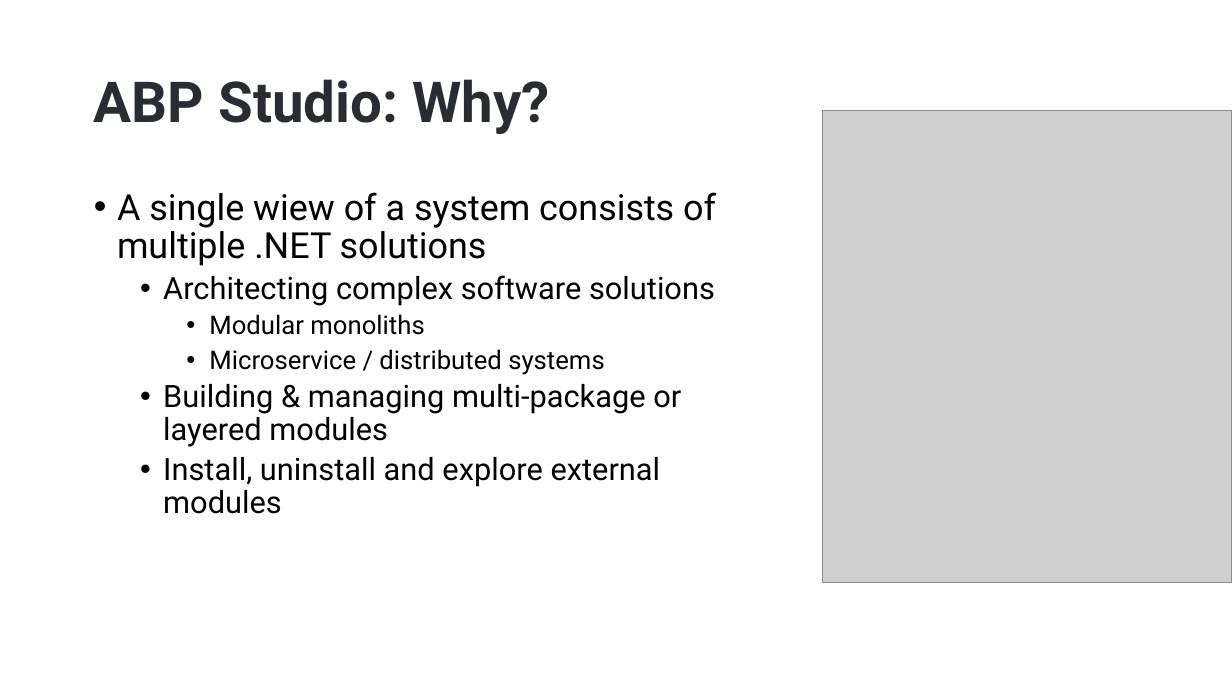
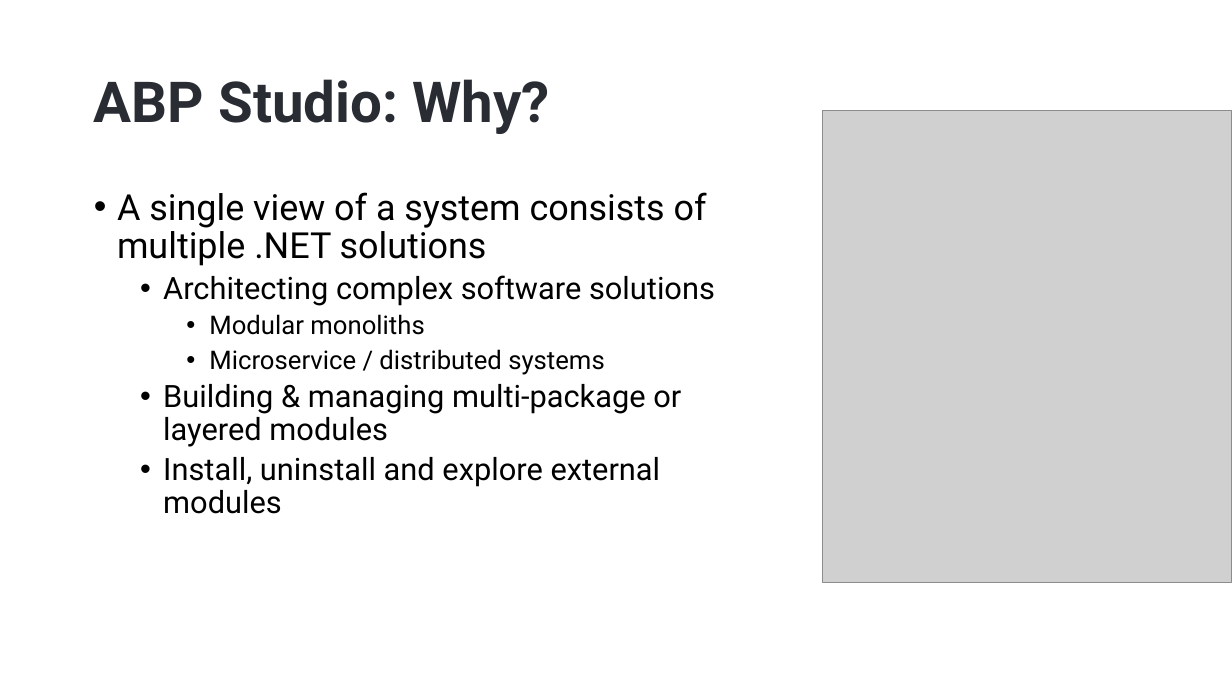
Before and after one commit to hikalkan/presentations, a slide deck: slide 4 of 2024-08-15 ABP Community Talks 2024.4/ABP Studio - The Missing Tool for Dotnet Developers.pptx. Drawn at 1232x693 pixels with LibreOffice and Linux fonts; fonts in the diff are those of the drawing; grey boxes stand for pictures; background and template pictures are left out. Boxes give left, top, right and bottom in pixels: in the first picture for what was removed or moved away, otherwise in the second. Text is boxed around its words. In the diff, an @@ line names an element or a change of style, - is before the commit and + after.

```diff
--- a/2024-08-15 ABP Community Talks 2024.4/ABP Studio - The Missing Tool for Dotnet Developers.pptx
+++ b/2024-08-15 ABP Community Talks 2024.4/ABP Studio - The Missing Tool for Dotnet Developers.pptx
@@ text at (x1=117, y1=192, x2=707, y2=266): text changed @@
-• A single wiew of a system consists of multiple .NET solutions
+• A single view of a system consists of multiple .NET solutions
```
Also in this commit, not shown: 2 other slides changed.
